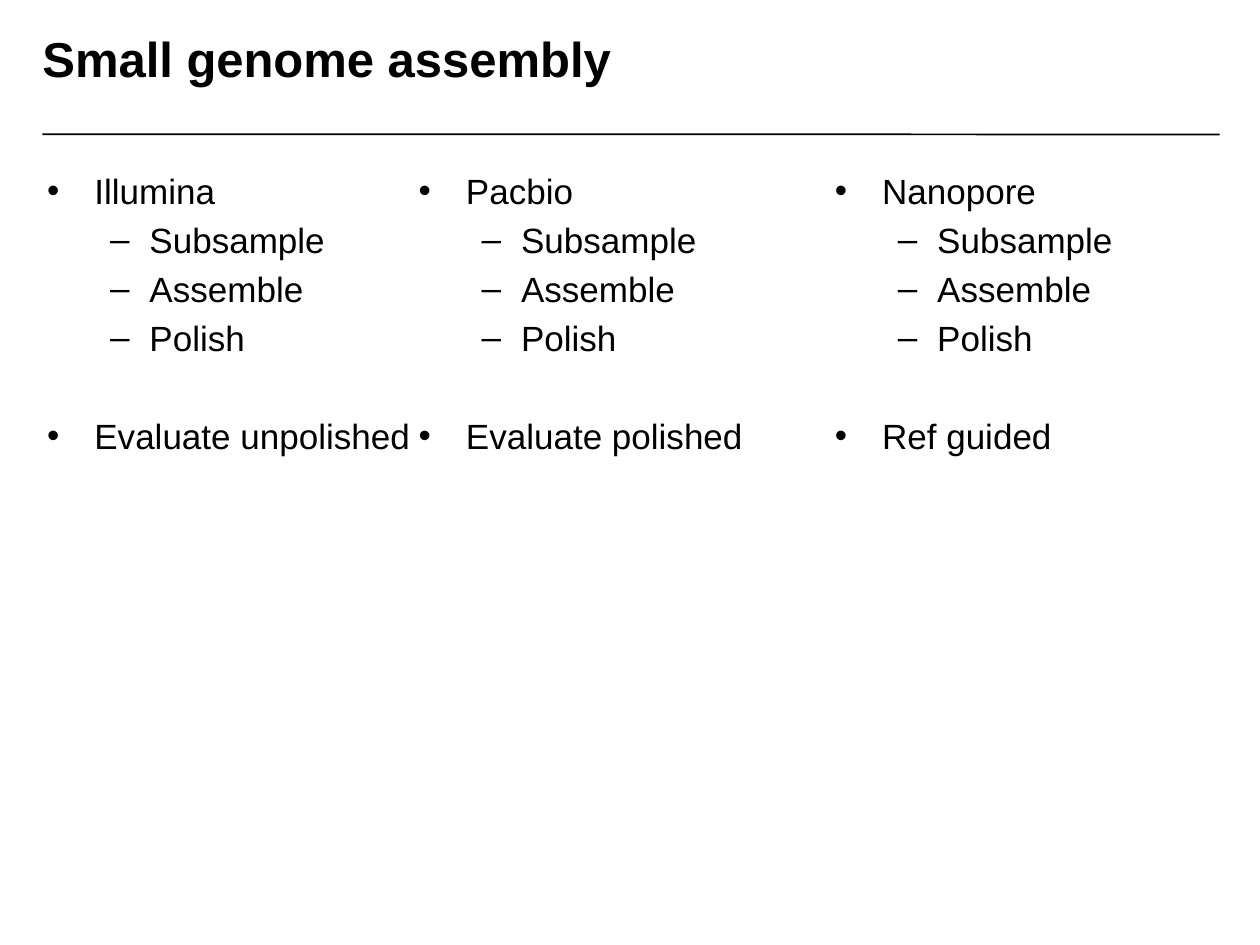
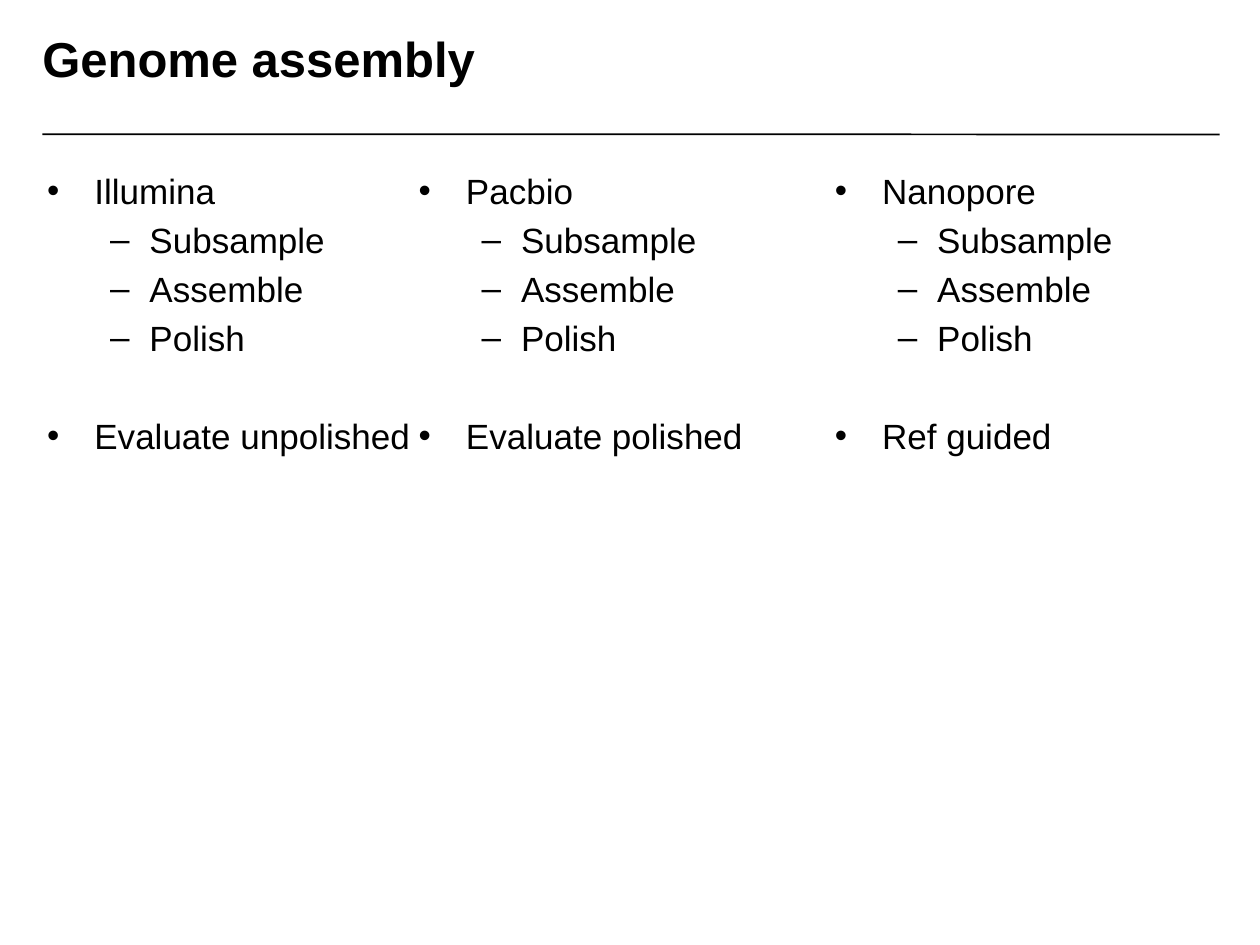
Before and after one commit to NBISweden/workshop-genome_assembly, a slide deck: slide 3 of slides/Small_Genome_Assembly.pptx (slide 2 before the commit). Drawn at 1260x945 pixels with LibreOffice and Linux fonts; fonts in the diff are those of the drawing; background and template pictures are left out. Boxes give left, top, right and bottom in pixels: in the first picture for what was removed or moved away, otherwise in the second. Text is boxed around its words. In the diff, an @@ line names an element or a change of style, - is before the commit and + after.

```diff
--- a/slides/Small_Genome_Assembly.pptx
+++ b/slides/Small_Genome_Assembly.pptx
@@ title at (42, 41, 475, 87): text changed @@
-Small genome assembly
+Genome assembly
```
Also in this commit, not shown: 1 other slide changed, 1 slide added, 3 other files.
